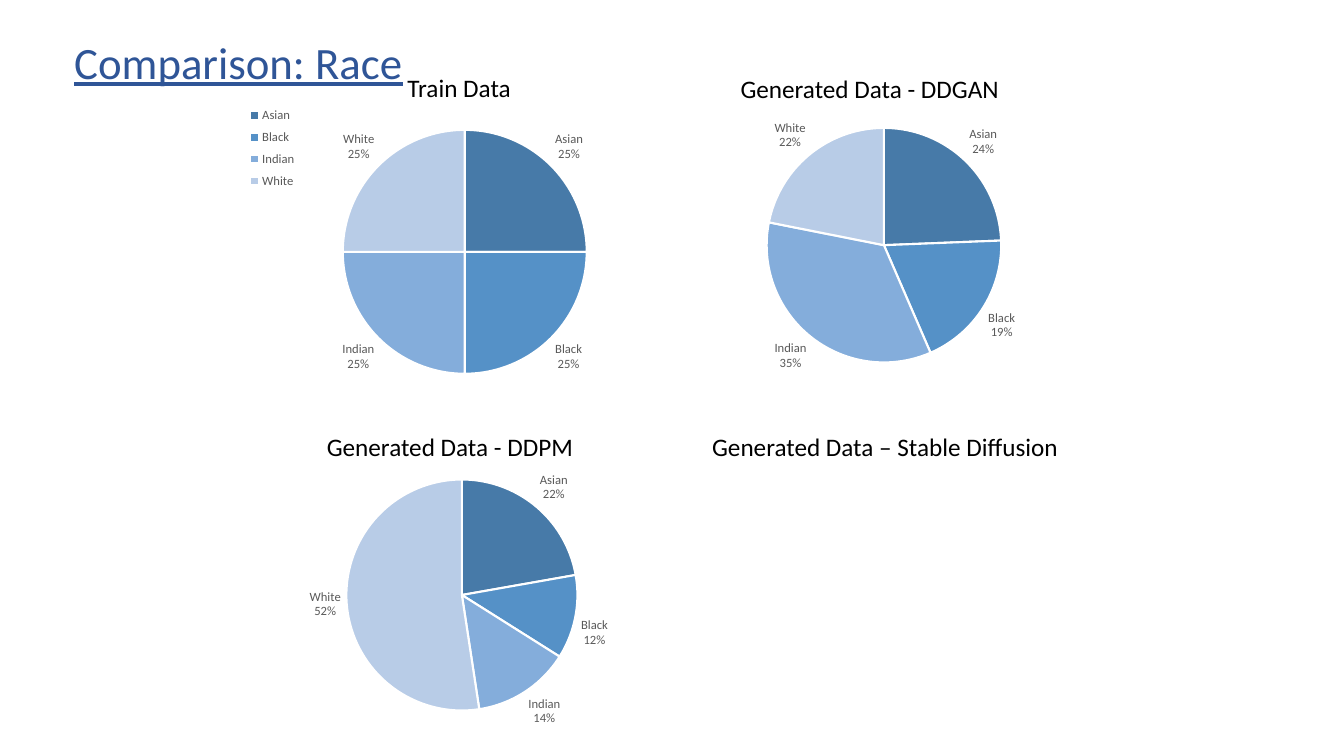
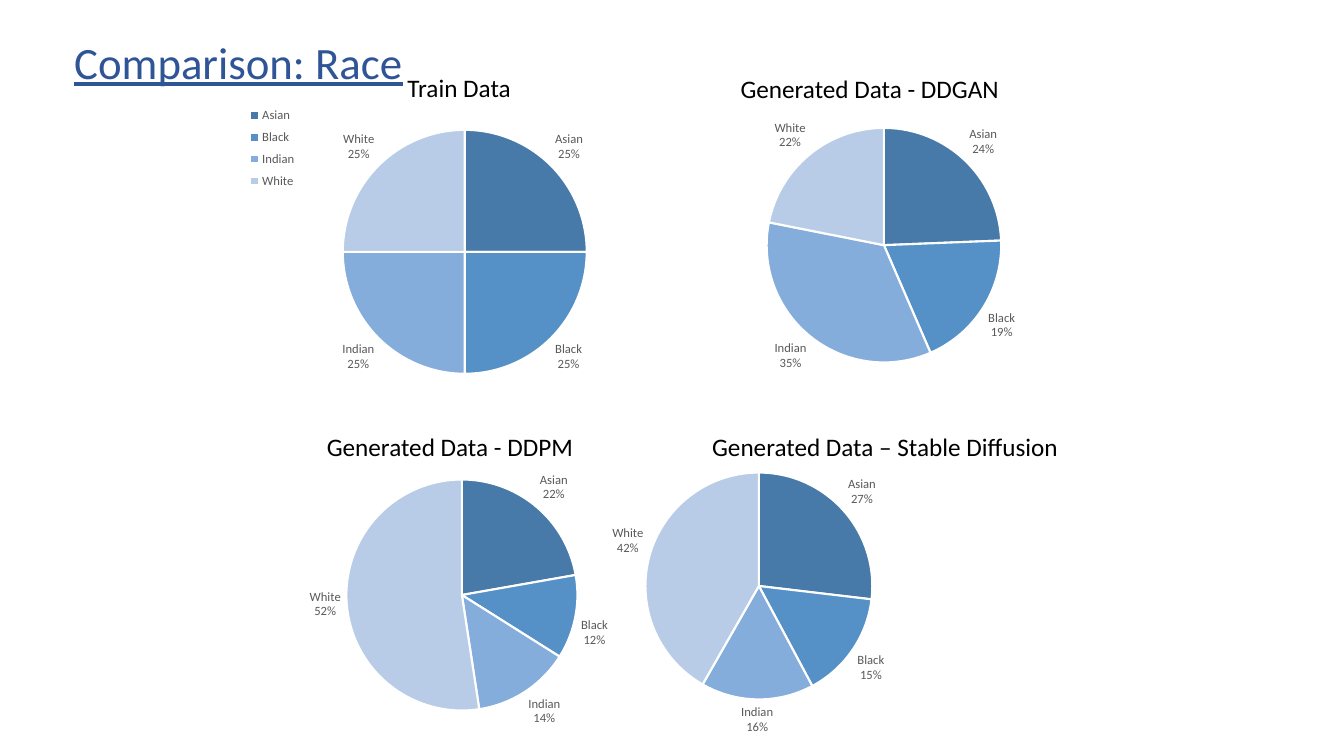
Before and after one commit to subirkumarparida/DDPM, a slide deck: slide 50 of Bias_Diffusion_v4.2.pptx. Drawn at 1344x756 pixels with LibreOffice and Linux fonts; fonts in the diff are those of the drawing. Boxes give left, top, right and bottom in pixels: in the first picture for what was removed or moved away, otherwise in the second. Text is boxed around its words. In the diff, an @@ line names an element or a change of style, - is before the commit and + after.

Commit message:
PPT updates

```diff
--- a/Bias_Diffusion_v4.2.pptx
+++ b/Bias_Diffusion_v4.2.pptx
@@ pie chart added at bbox=[500, 447, 1004, 749] @@
+categories: Asian, Black, Indian, White
+Series 1: 27, 15, 16, 42
```
Also in this commit, not shown: 2 other slides changed.
